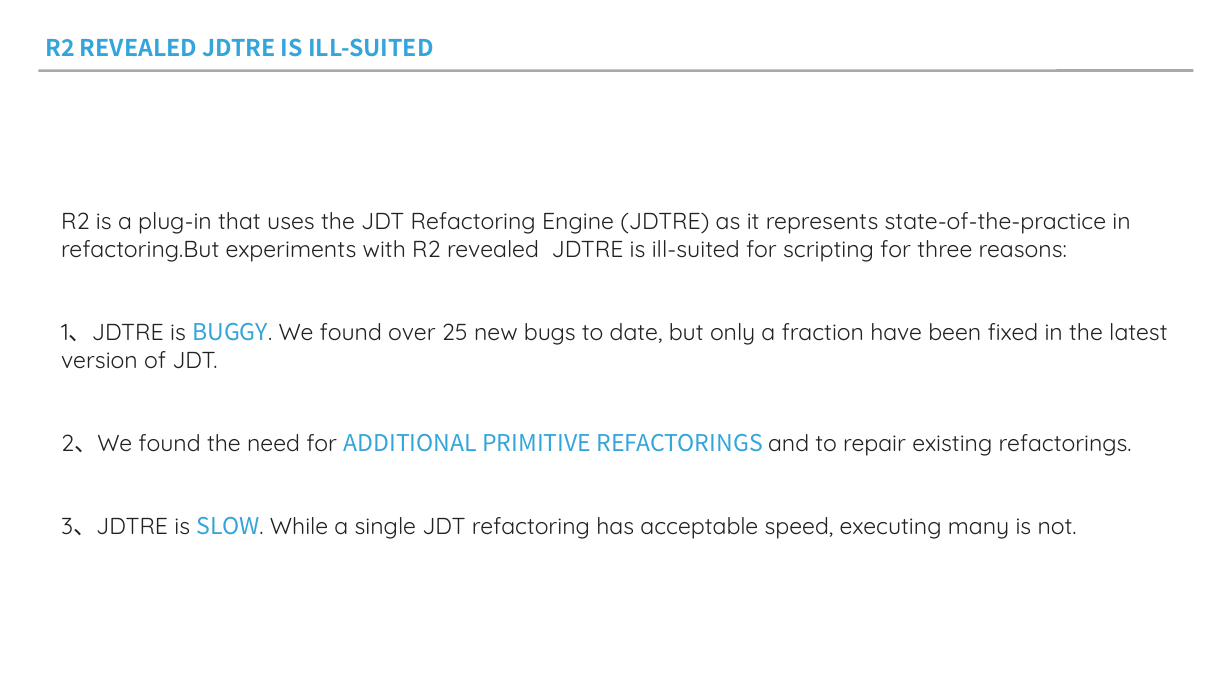
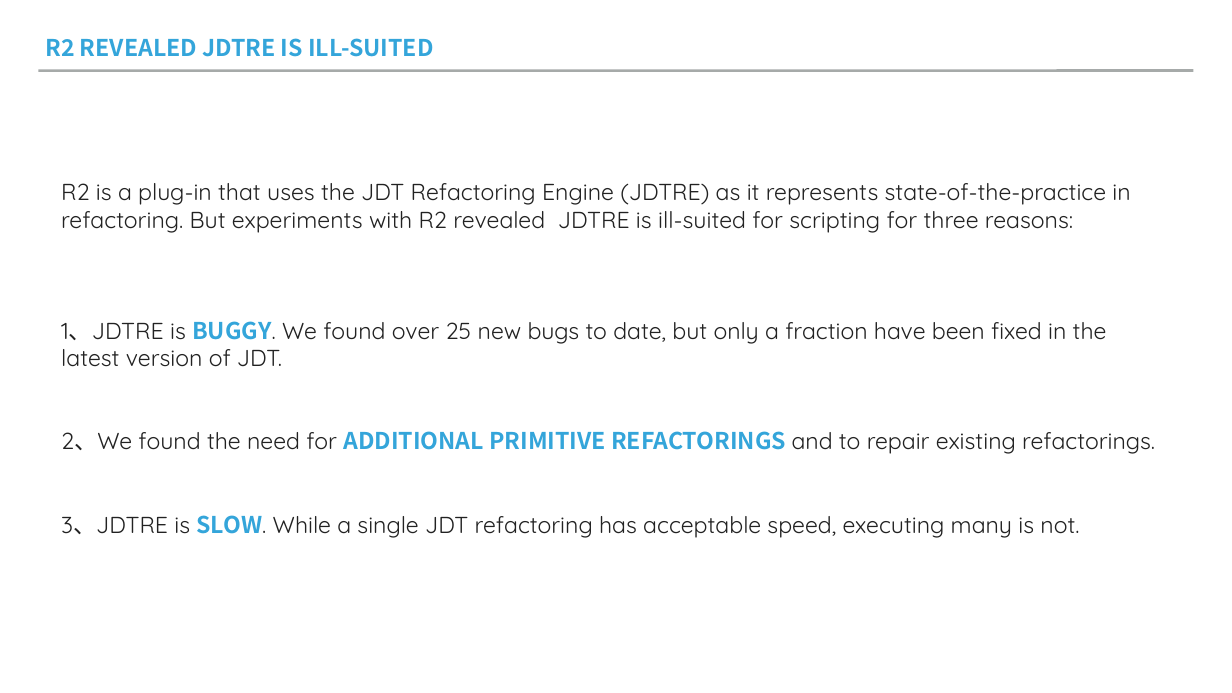
Before and after one commit to kevin-collins/1, a slide deck: slide 3 of 期末作业/面向对象.pptx (slide 2 before the commit). Drawn at 1232x693 pixels with LibreOffice and Linux fonts; fonts in the diff are those of the drawing. Boxes give left, top, right and bottom in pixels: in the first picture for what was removed or moved away, otherwise in the second. Text is boxed around its words. In the diff, an @@ line names an element or a change of style, - is before the commit and + after.

```diff
--- a/期末作业/面向对象.pptx
+++ b/期末作业/面向对象.pptx
@@ text "R2 is a plug-in that ...": place and size @@
-text "R2 is a plug-in that ..." at box(61, 212, 1167, 539)
+text "R2 is a plug-in that ..." at box(61, 183, 1155, 538)
@@ text at box(61, 183, 1130, 233): spaces changed @@
-R2 is a plug-in that uses the JDT Refactoring Engine (JDTRE) as it represents state-of-the-practice in refactoring.But experiments with R2 revealed JDTRE is ill-suited for scripting for three reasons:
+R2 is a plug-in that uses the JDT Refactoring Engine (JDTRE) as it represents state-of-the-practice in refactoring. But experiments with R2 revealed JDTRE is ill-suited for scripting for three reasons:
@@ text at box(61, 321, 1155, 538): bold on in "BUGGY.", "ADDITIONAL PRIMITIVE REFACTORINGS", "SLOW." @@
```
Also in this commit, not shown: 7 other slides changed, 3 slides added, 2 slides removed, 41 other files.
